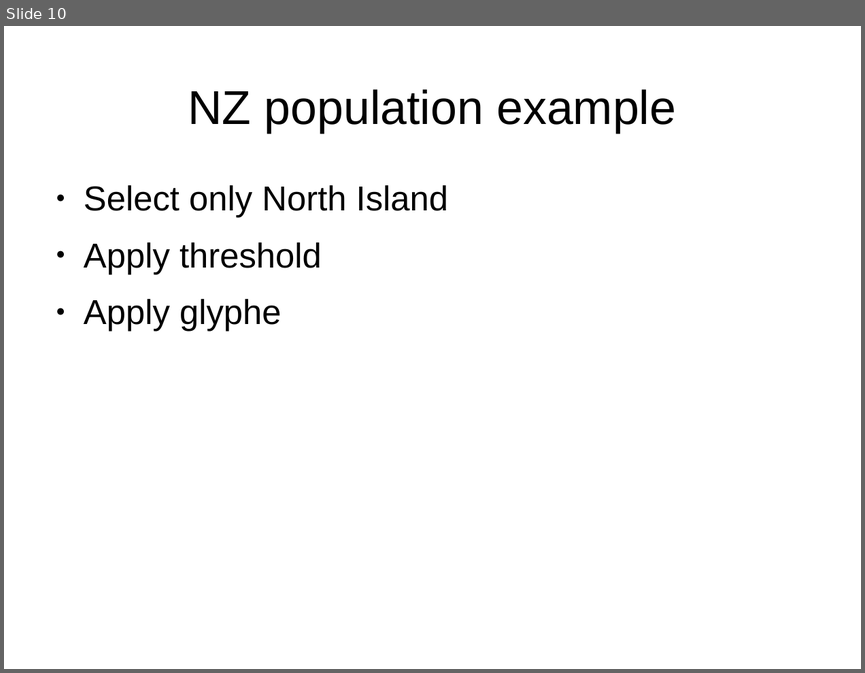
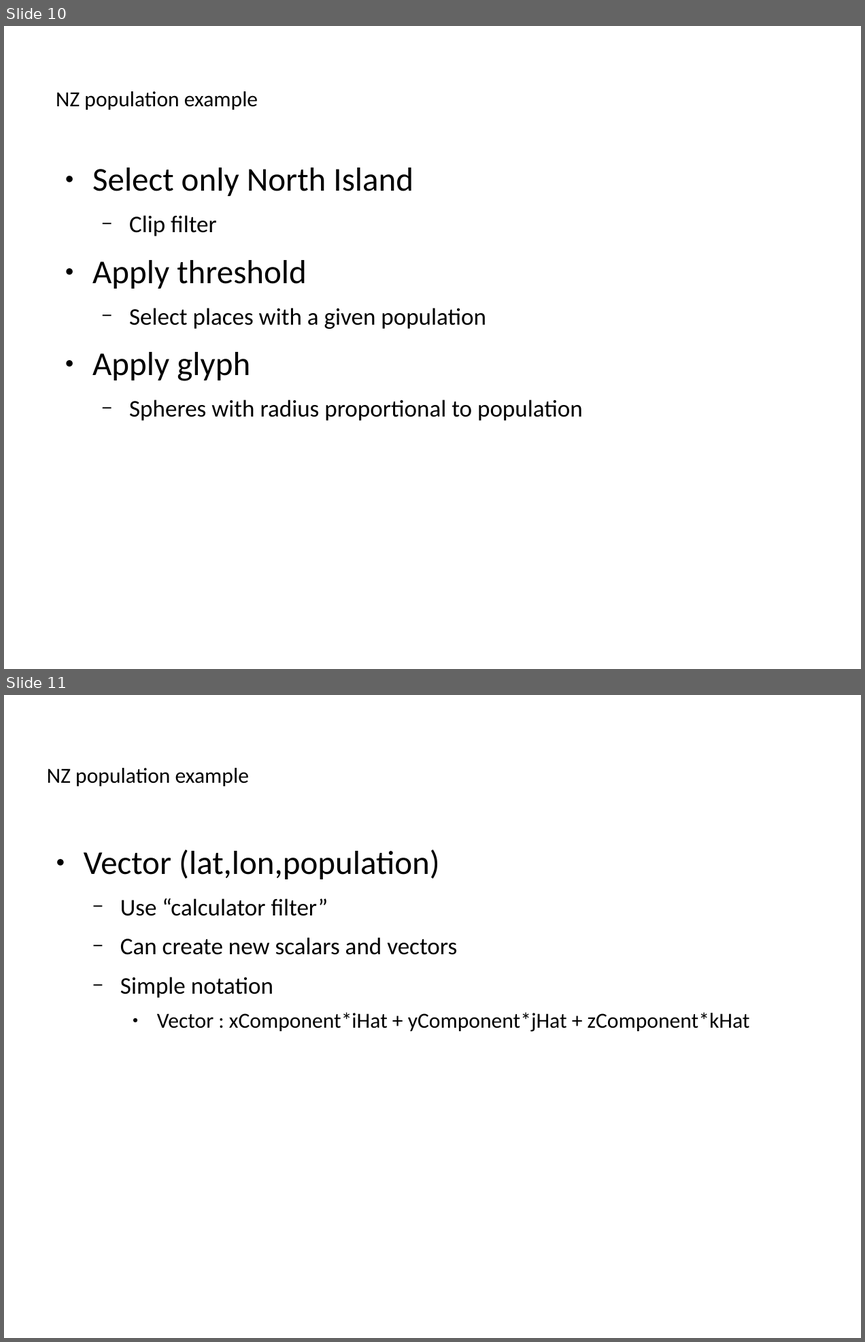
Before and after one commit to ucgmsim/workshops, a slide deck: presentation/slides.odp. Shown one above the other, each under a label of ours: slide 10 before the commit, slides 10 and 11 after it. The pictures are 865x673 and 865x1342 pixels, drawn with LibreOffice and Linux fonts; fonts in the diff are those of the drawing. Boxes give left, top, right and bottom in pixels: in the first picture for what was removed or moved away, otherwise in the second. Text is boxed around its words. In the diff, an @@ line names an element or a change of style, - is before the commit and + after.

```diff
--- a/presentation/slides.odp
+++ b/presentation/slides.odp
@@ slide 11 added at (4,695,861,1338), background #FFFFFF @@
@@ title added at (47,768,249,786), 19.9 pt, text #000000 @@
+NZ population example
@@ text added at (84,849,750,1032), 22.1 pt, text #000000 @@
+● Vector (lat,lon,population)
+  − Use “calculator filter”
+  − Can create new scalars and vectors
+  − Simple notation
+    ● Vector : xComponent*iHat + yComponent*jHat + zComponent*kHat
@@ slide 10 changed as well @@
@@ title "NZ population example": place and size @@
-title "NZ population example" at (188,89,676,133)
+title "NZ population example" at (56,91,258,110)
@@ title "NZ population example" at (56,91,258,110): size 44 to 19.9 pt, font Arial to Calibri; alignment centre to left @@
@@ text "Select only North Island": place and size @@
-text "Select only North Island" at (84,185,449,331)
+text "Select only North Island" at (92,167,583,420)
@@ text at (92,167,413,196): size 32 to 30.9 pt, font Arial to Calibri in "Select only North Island", "Apply threshold"; line spacing 1 to 0.9; more space between paragraphs @@
@@ text at (129,215,217,236): paragraph added @@
+  − Clip filter
@@ text at (92,308,583,420): text changed; size 32 to 22.1 pt; font Arial to Calibri @@
-● Apply glyphe
+  − Select places with a given population
+● Apply glyph
+  − Spheres with radius proportional to population
```
Also in this commit, not shown: 10 other slides changed, 3 other slides added.
